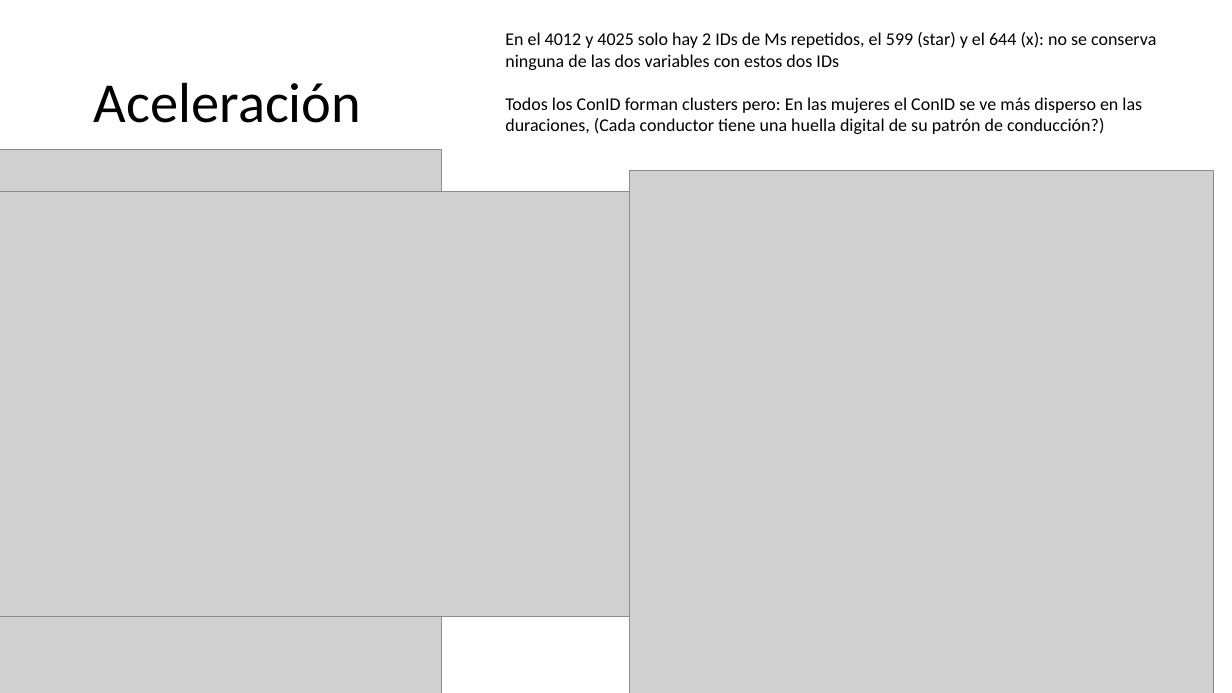
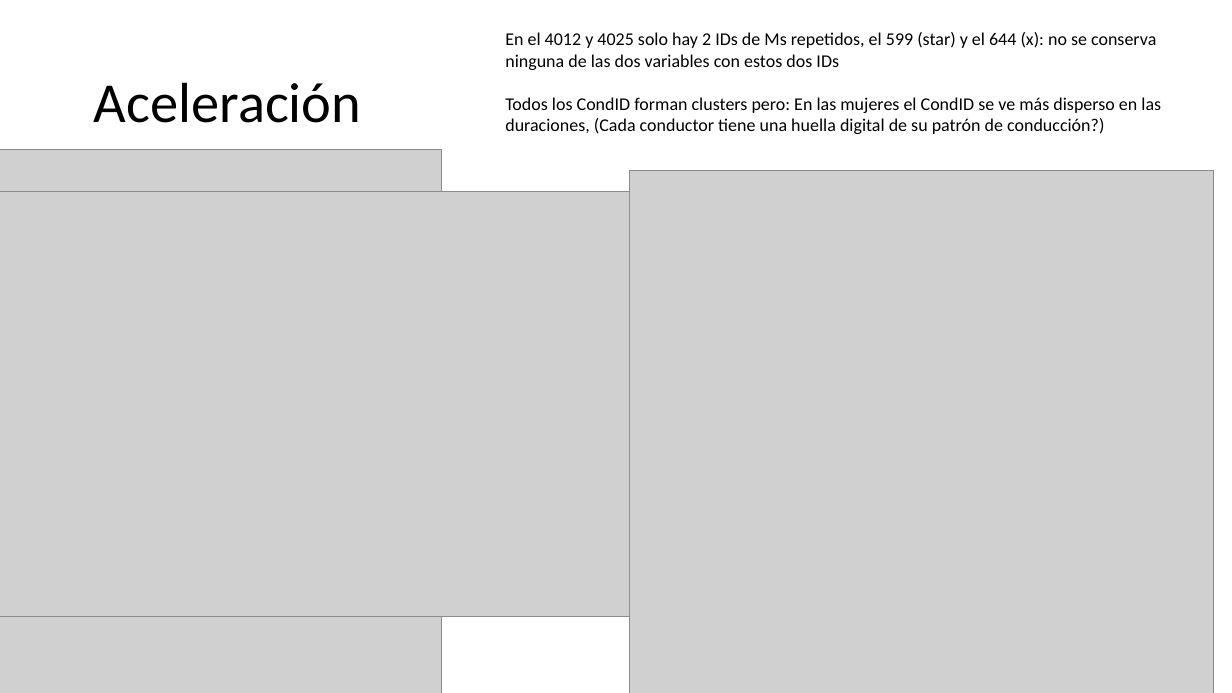
Before and after one commit to Jeisson177/scripts-tesis, a slide deck: slide 15 of Patrones de conducción.pptx (slide 13 before the commit). Drawn at 1232x693 pixels with LibreOffice and Linux fonts; fonts in the diff are those of the drawing; grey boxes stand for pictures. Boxes give left, top, right and bottom in pixels: in the first picture for what was removed or moved away, otherwise in the second. Text is boxed around its words. In the diff, an @@ line names an element or a change of style, - is before the commit and + after.

```diff
--- a/Patrones de conducción.pptx
+++ b/Patrones de conducción.pptx
@@ text at bbox=[505, 97, 1161, 134]: text changed @@
-Todos los ConID forman clusters pero: En las mujeres el ConID se ve más disperso en las duraciones, (Cada conductor tiene una huella digital de su patrón de conducción?)
+Todos los CondID forman clusters pero: En las mujeres el CondID se ve más disperso en las duraciones, (Cada conductor tiene una huella digital de su patrón de conducción?)
```
Also in this commit, not shown: 8 other slides changed, 11 slides added, 20 other files.
